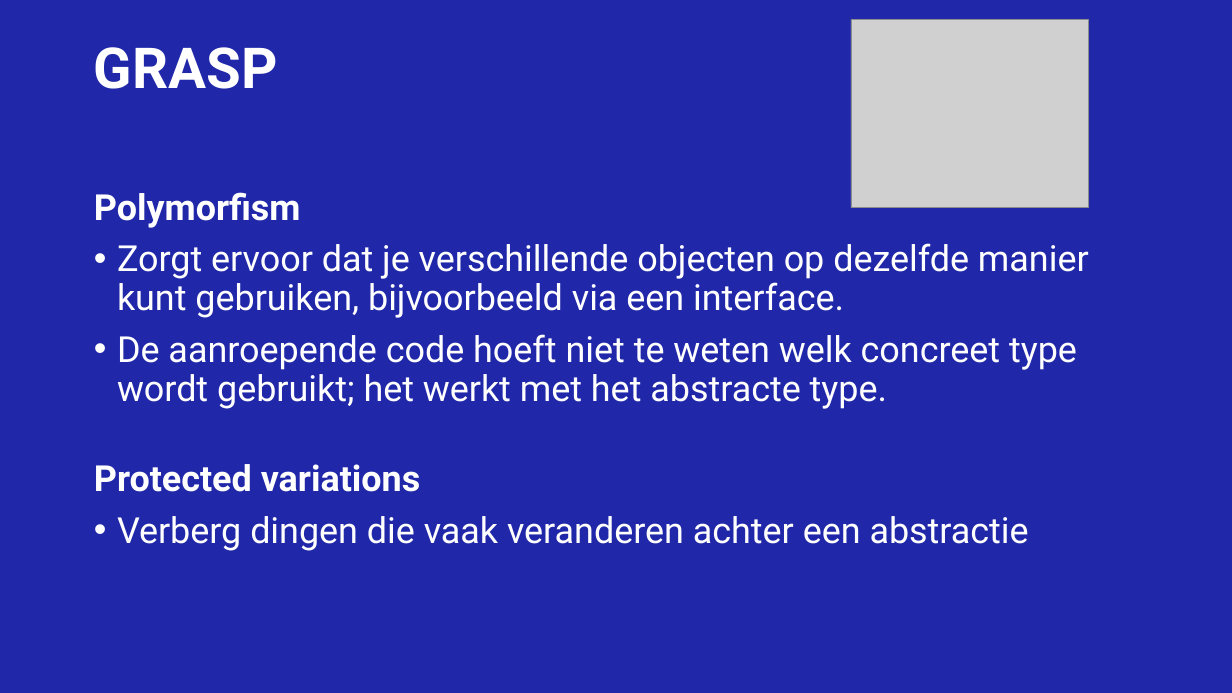
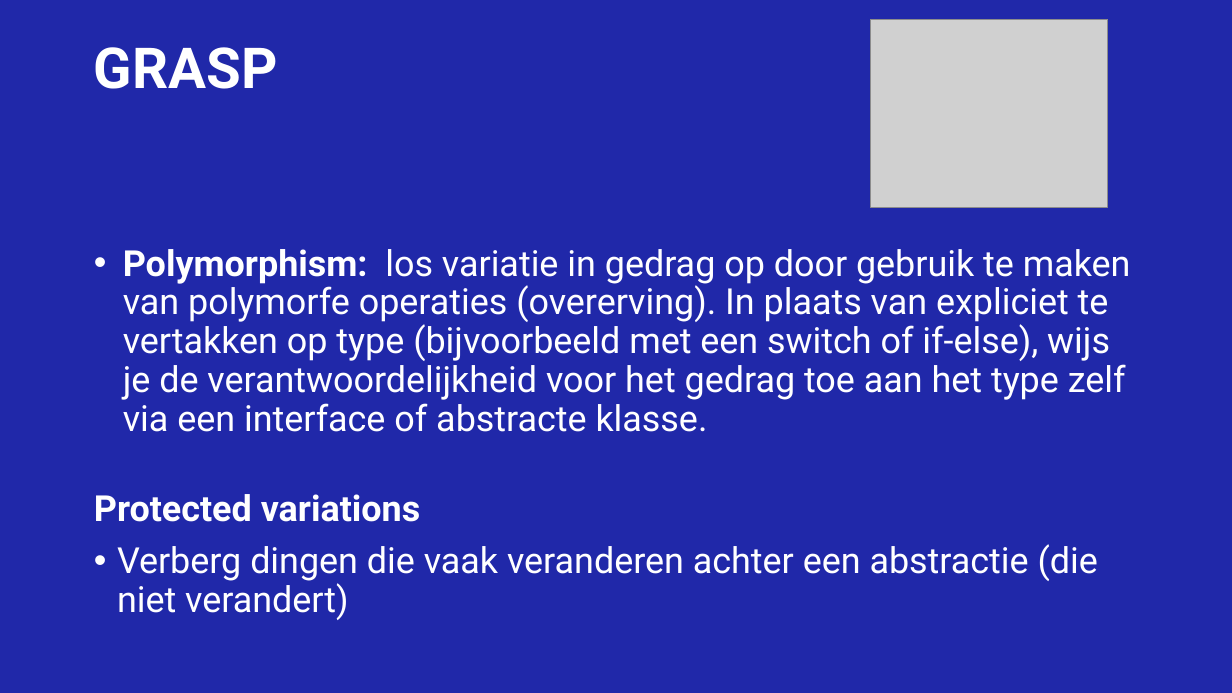
Before and after one commit to NickDekker/SOLID-GRASP, a slide deck: slide 39 of Presentatie/SOLID-Grasp-training.pptx. Drawn at 1232x693 pixels with LibreOffice and Linux fonts; fonts in the diff are those of the drawing; grey boxes stand for pictures; background and template pictures are left out. Boxes give left, top, right and bottom in pixels: in the first picture for what was removed or moved away, otherwise in the second. Text is boxed around its words. In the diff, an @@ line names an element or a change of style, - is before the commit and + after.

```diff
--- a/Presentatie/SOLID-Grasp-training.pptx
+++ b/Presentatie/SOLID-Grasp-training.pptx
@@ picture: place and size @@
-picture at (851,19,1089,208)
+picture at (871,19,1108,208)
@@ text at (123,249,1131,432): text changed @@
-Polymorfism
-• Zorgt ervoor dat je verschillende objecten op dezelfde manier kunt gebruiken, bijvoorbeeld via een interface.
-• De aanroepende code hoeft niet te weten welk concreet type wordt gebruikt; het werkt met het abstracte type.
+• Polymorphism: los variatie in gedrag op door gebruik te maken van polymorfe operaties (overerving). In plaats van expliciet te vertakken op type (bijvoorbeeld met een switch of if-else), wijs je de verantwoordelijkheid voor het gedrag toe aan het type zelf via een interface of abstracte klasse.
@@ text at (117,544,1098,620): text changed @@
-• Verberg dingen die vaak veranderen achter een abstractie
+• Verberg dingen die vaak veranderen achter een abstractie (die niet verandert)
```
Also in this commit, not shown: 9 other slides changed, 3 slides added, 2 slides removed.
